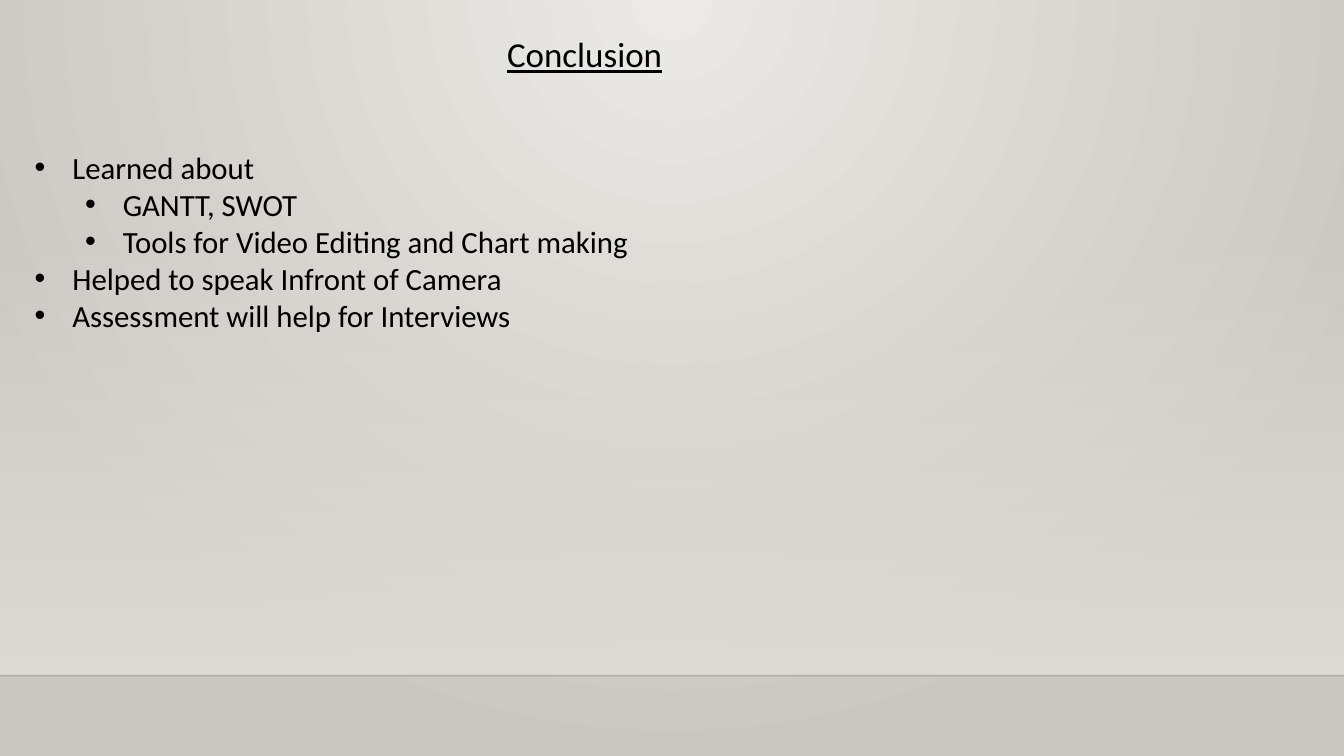
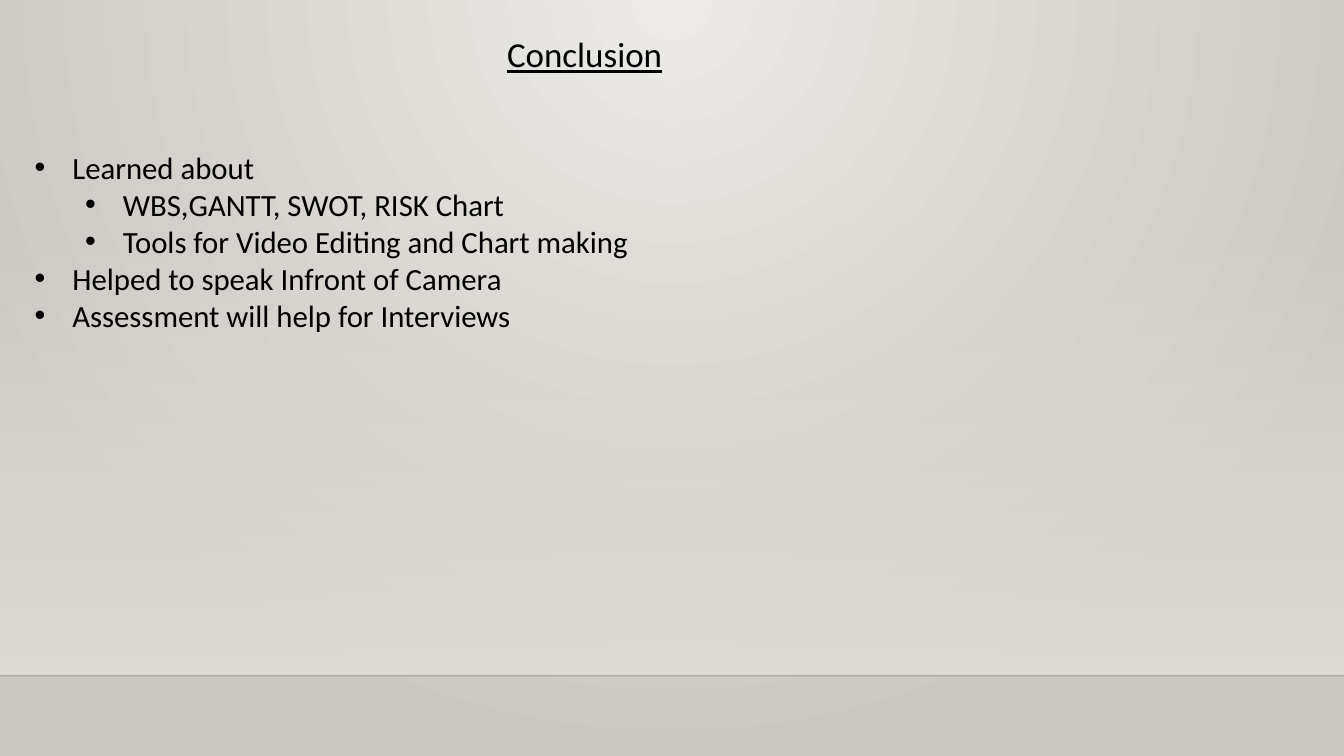
Before and after one commit to sauravanand2612/sauravanand2612.github.io, a slide deck: slide 13 of dcrVC.pptx (slide 8 before the commit). Drawn at 1344x756 pixels with LibreOffice and Linux fonts; fonts in the diff are those of the drawing; background and template pictures are left out. Boxes give left, top, right and bottom in pixels: in the first picture for what was removed or moved away, otherwise in the second. Text is boxed around its words. In the diff, an @@ line names an element or a change of style, - is before the commit and + after.

```diff
--- a/dcrVC.pptx
+++ b/dcrVC.pptx
@@ text at box(123, 194, 504, 220): text changed @@
-  • GANTT, SWOT
+  • WBS,GANTT, SWOT, RISK Chart
```
Also in this commit, not shown: 5 other slides changed, 5 slides added.
